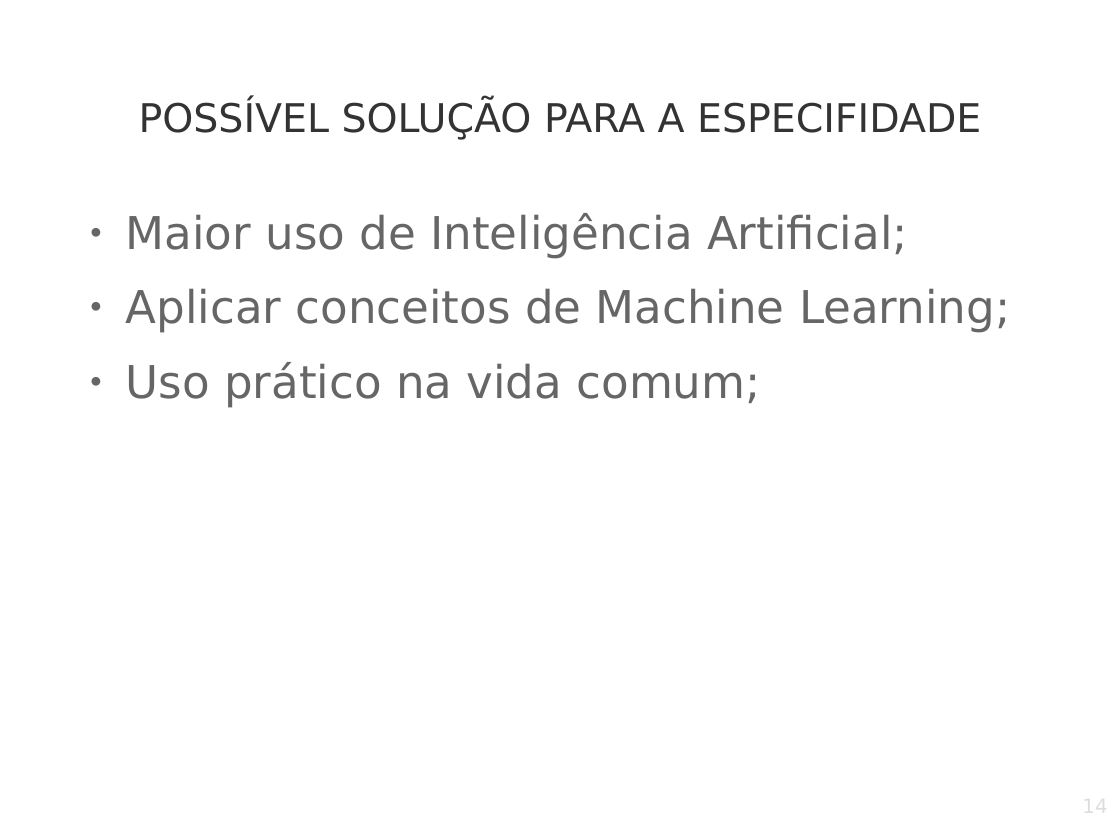
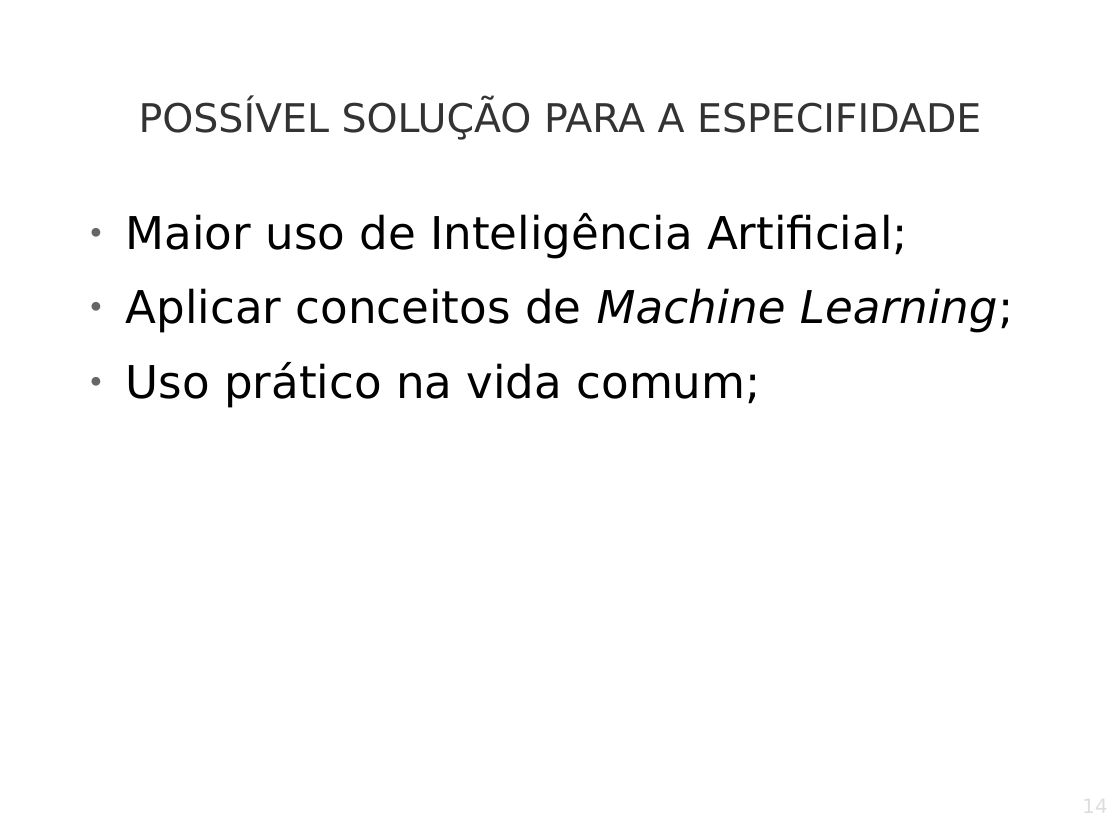
Before and after one commit to marcosnonato/Clang, a slide deck: slide 14 of Tendencias Tecnologicas.odp. Drawn at 1120x840 pixels with LibreOffice and Linux fonts; fonts in the diff are those of the drawing; background and template pictures are left out. Boxes give left, top, right and bottom in pixels: in the first picture for what was removed or moved away, otherwise in the second. Text is boxed around its words. In the diff, an @@ line names an element or a change of style, - is before the commit and + after.

```diff
--- a/Tendencias Tecnologicas.odp
+++ b/Tendencias Tecnologicas.odp
@@ text "Maior uso de Inteligência Artificial;" at (126, 213, 1013, 408): text colour #666666 to #000000; italic on in "Machine Learning;" @@
```
Also in this commit, not shown: 13 other slides changed, 1 slide added.
